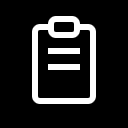
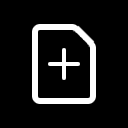
Layers edited between the first and the second 128x128 image:
hid "clip" over [48, 16, 96, 80]
added group "file #1" with 4 layers above "code" over [48, 24, 96, 80]
added layer "new" in group "file #1" over [48, 24, 96, 80]
